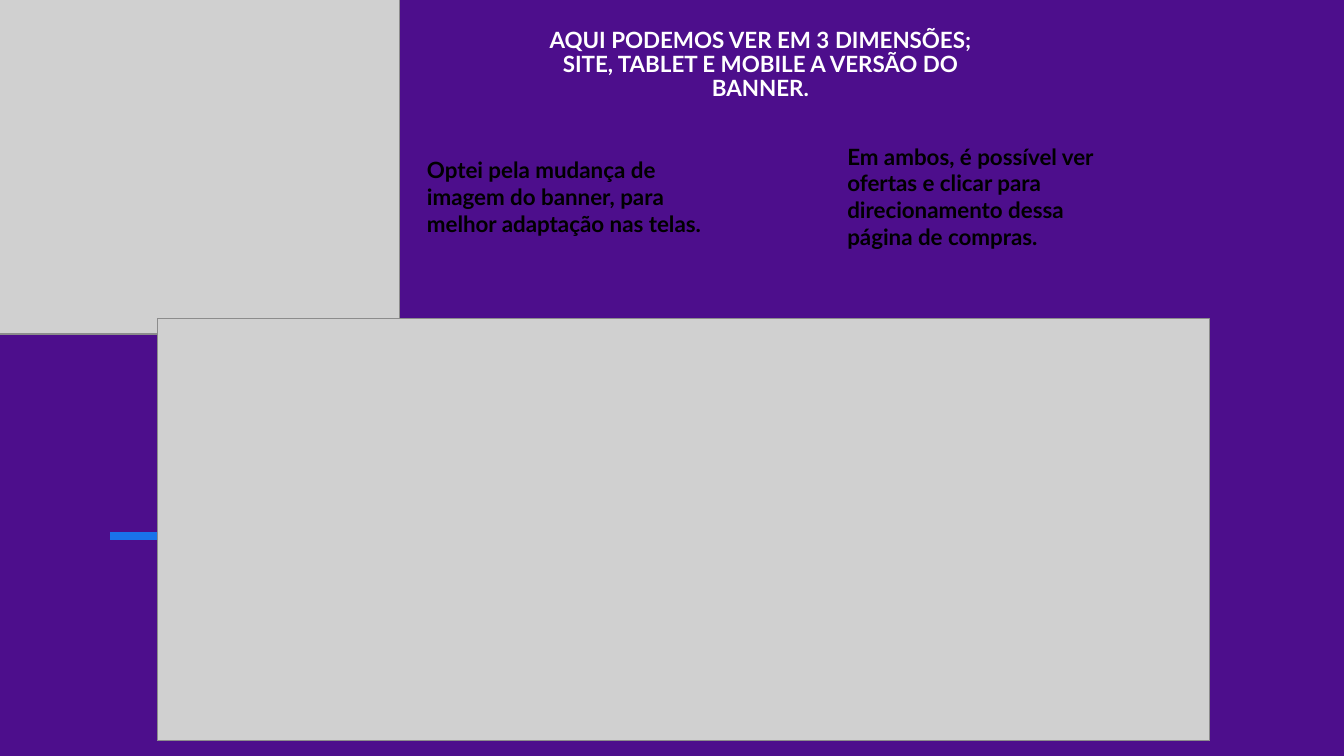
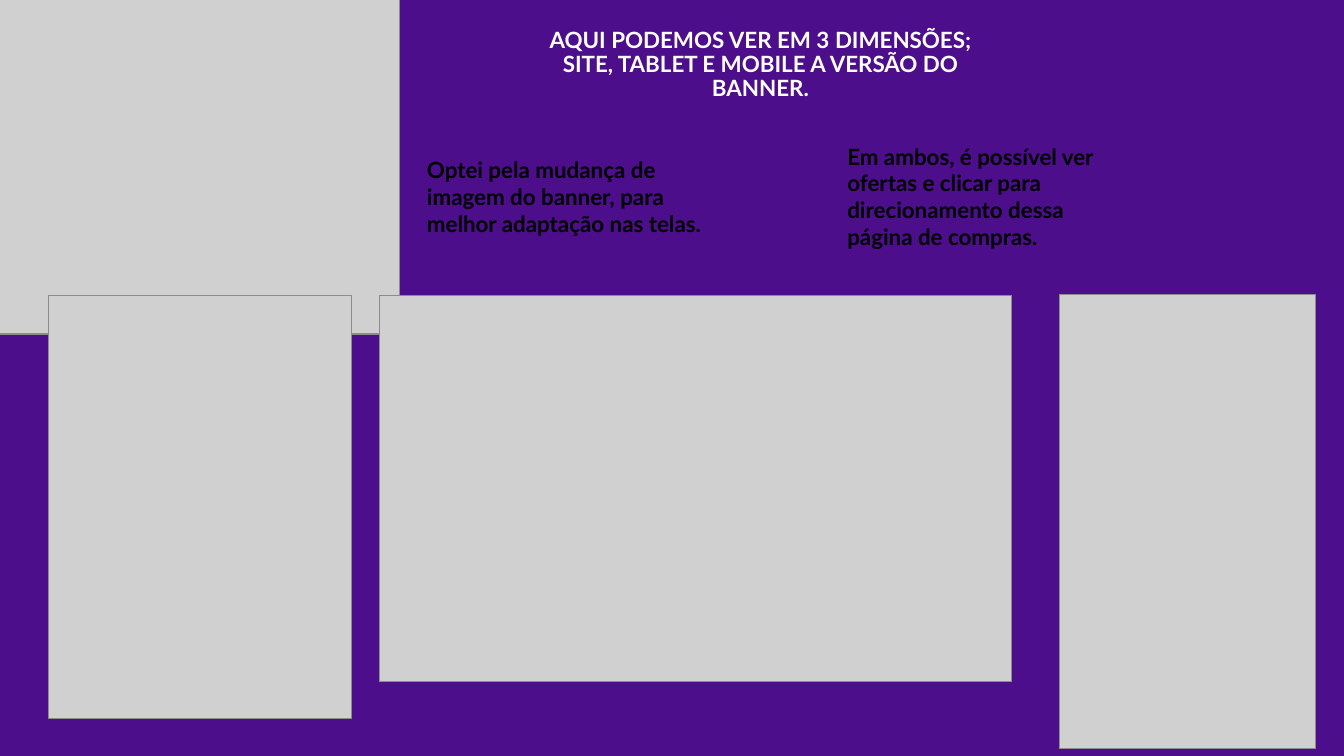
Before and after one commit to KmylaSales/SitegoGames, a slide deck: slide 5 of ApresentacaogoGamesSite.pptx. Drawn at 1344x756 pixels with LibreOffice and Linux fonts; fonts in the diff are those of the drawing; grey boxes stand for pictures. Boxes give left, top, right and bottom in pixels: in the first picture for what was removed or moved away, otherwise in the second. Text is boxed around its words. In the diff, an @@ line names an element or a change of style, - is before the commit and + after.

```diff
--- a/ApresentacaogoGamesSite.pptx
+++ b/ApresentacaogoGamesSite.pptx
@@ picture added at [49, 295, 352, 718] @@
@@ picture: place and size @@
-picture at [157, 319, 1210, 741]
+picture at [379, 295, 1012, 683]
@@ picture added at [1060, 295, 1316, 749] @@
@@ line removed from (110, 536) to (218, 536) @@
```
Also in this commit, not shown: 7 other slides changed.
